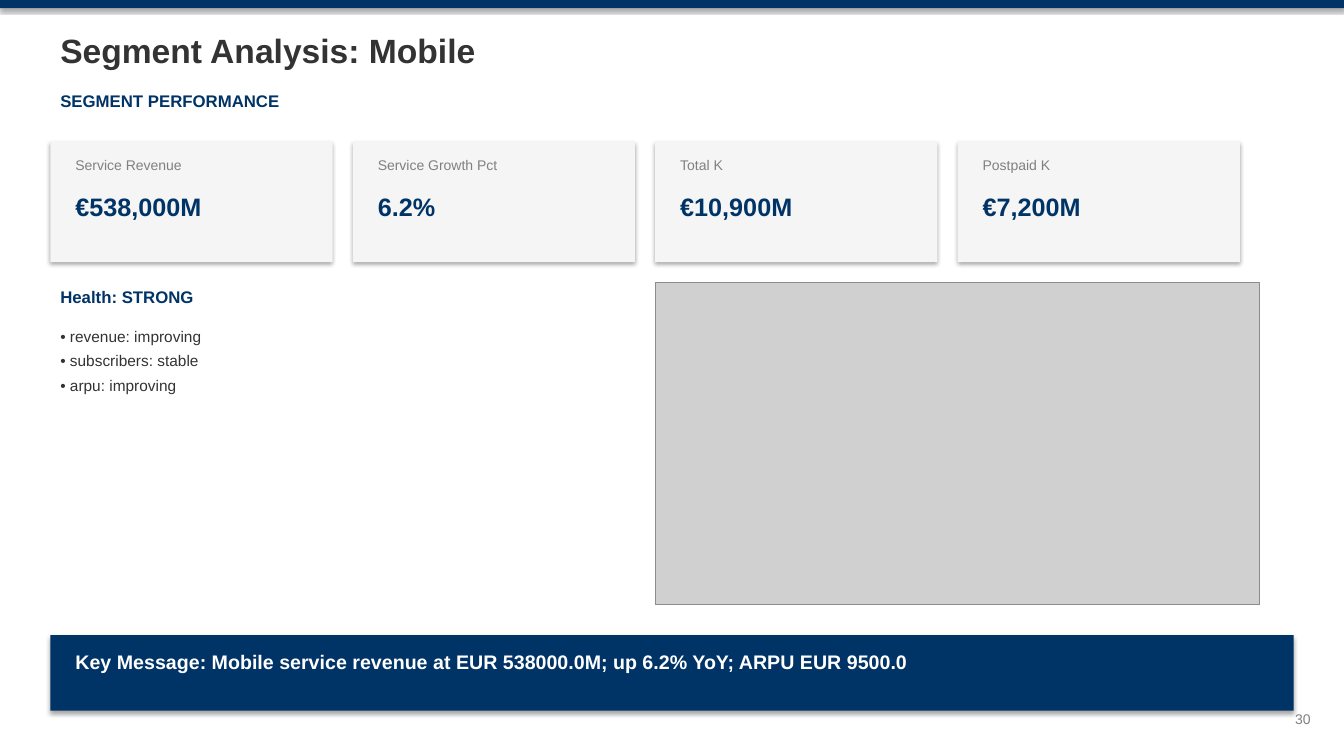
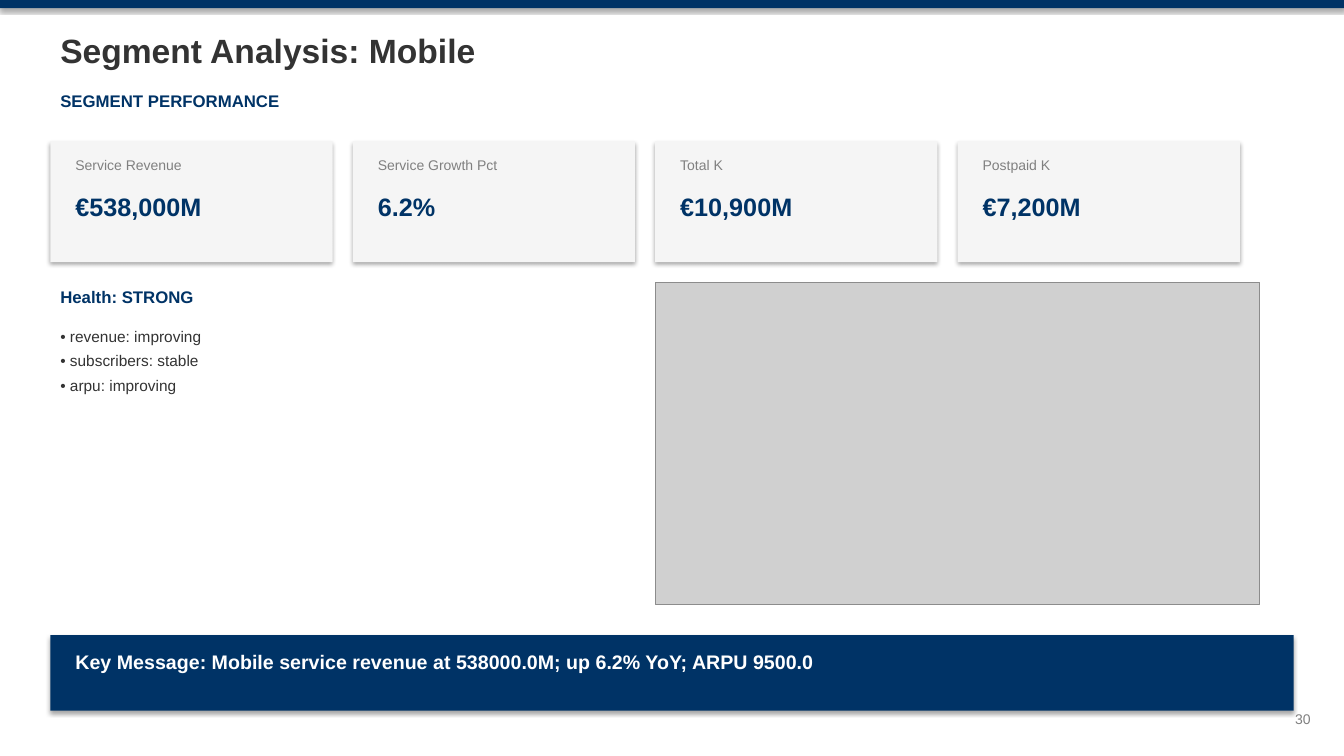
Before and after one commit to mypinseeker/BLM-Financial-Report-Analysis, a slide deck: slide 30 of reports/chile/entel_cl/CQ4_2025/blm_entel_cl_analysis_cq4_2025.pptx. Drawn at 1344x756 pixels with LibreOffice and Linux fonts; fonts in the diff are those of the drawing; grey boxes stand for pictures. Boxes give left, top, right and bottom in pixels: in the first picture for what was removed or moved away, otherwise in the second. Text is boxed around its words. In the diff, an @@ line names an element or a change of style, - is before the commit and + after.

```diff
--- a/reports/chile/entel_cl/CQ4_2025/blm_entel_cl_analysis_cq4_2025.pptx
+++ b/reports/chile/entel_cl/CQ4_2025/blm_entel_cl_analysis_cq4_2025.pptx
@@ text at <box>75,654,813,673</box>: text changed @@
-Key Message: Mobile service revenue at EUR 538000.0M; up 6.2% YoY; ARPU EUR 9500.0
+Key Message: Mobile service revenue at 538000.0M; up 6.2% YoY; ARPU 9500.0
```
Also in this commit, not shown: 11 other slides changed, 4 other files.
